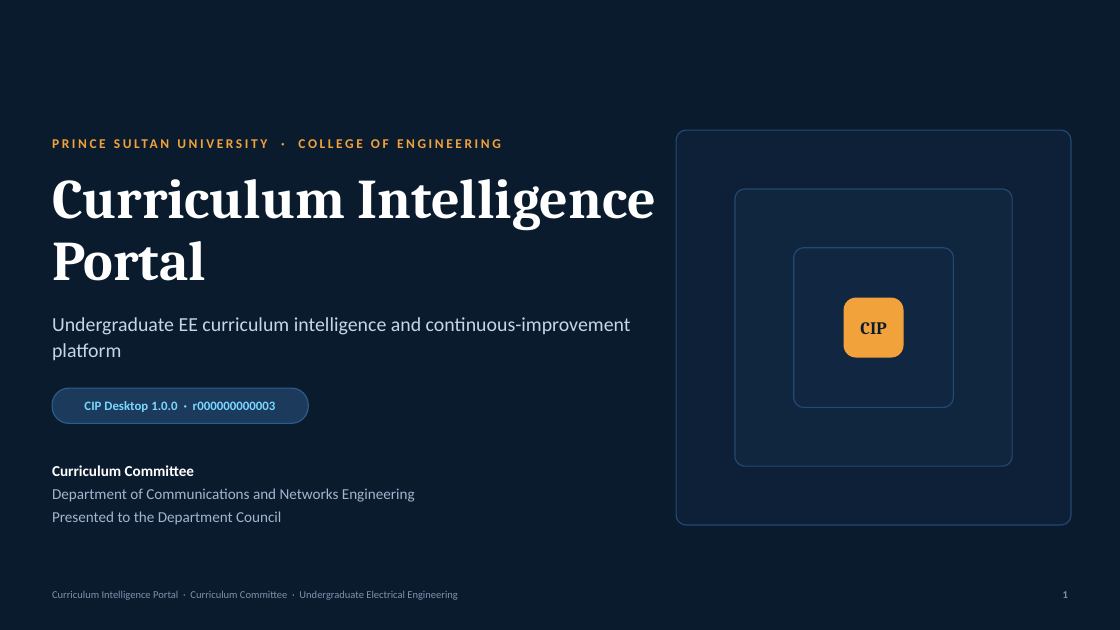
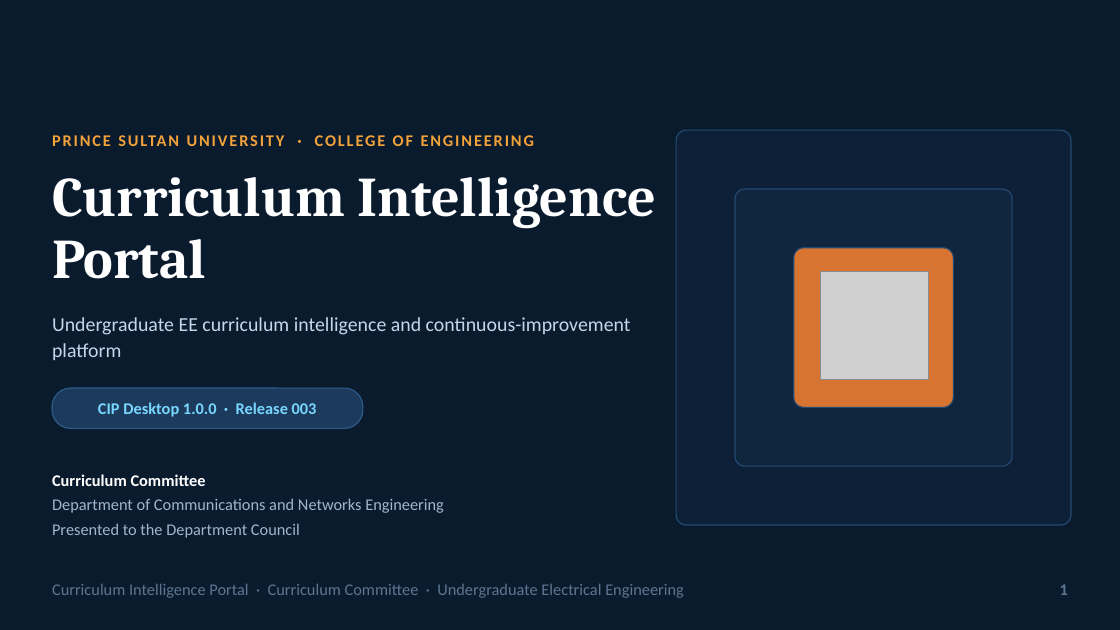
Before and after one commit to WalidDyab/CIP-CME-x86RVios, a slide deck: slide 1 of docs/presentations/department-council-cip/CIP_Department_Council_Presentation.pptx. Drawn at 1120x630 pixels with LibreOffice and Linux fonts; fonts in the diff are those of the drawing; grey boxes stand for pictures. Boxes give left, top, right and bottom in pixels: in the first picture for what was removed or moved away, otherwise in the second. Text is boxed around its words. In the diff, an @@ line names an element or a change of style, - is before the commit and + after.

```diff
--- a/docs/presentations/department-council-cip/CIP_Department_Council_Presentation.pptx
+++ b/docs/presentations/department-council-cip/CIP_Department_Council_Presentation.pptx
@@ text "PRINCE SULTAN UNIVERSITY · COLLEGE ..." at bbox=[137, 499, 444, 513]: size 11.5 to 14 pt, letter spacing 2.2 to 1.6 pt @@
@@ rounded rectangle at bbox=[794, 248, 954, 408]: fill #122842 at 90% opacity to #ED7D31 at 90% opacity @@
@@ picture added at bbox=[821, 271, 929, 380] @@
@@ rounded rectangle removed at bbox=[844, 298, 903, 357] @@
@@ text removed at bbox=[860, 322, 886, 334] @@
-CIP
@@ rounded rectangle: place and size @@
-rounded rectangle at bbox=[52, 388, 308, 423]
+rounded rectangle at bbox=[52, 388, 363, 429]
@@ rounded rectangle at bbox=[52, 388, 363, 429]: proportions changed @@
@@ text at bbox=[98, 402, 317, 417]: text changed; size 11 to 14 pt @@
-CIP Desktop 1.0.0 · r000000000003
+CIP Desktop 1.0.0 · Release 003
@@ text "Curriculum Committee" at bbox=[52, 474, 362, 538]: size 13 to 14 pt @@
@@ text "Curriculum Intelligence Portal · Curriculum ..." at bbox=[52, 584, 684, 598]: size 9 to 14 pt, text colour #7D93AB to #5D7690 @@
@@ text "Curriculum Intelligence Portal · Curriculum ...": place and size @@
-text "Curriculum Intelligence Portal · Curriculum ..." at bbox=[52, 591, 457, 600]
+text "Curriculum Intelligence Portal · Curriculum ..." at bbox=[52, 584, 684, 598]
@@ text "1": place and size @@
-text "1" at bbox=[1063, 591, 1068, 598]
+text "1" at bbox=[1060, 584, 1068, 595]
@@ text "1" at bbox=[1060, 584, 1068, 595]: size 9 to 14 pt, text colour #7D93AB to #5D7690 @@
```
Also in this commit, not shown: 10 other slides changed, 1 slide added, 3 other files.
